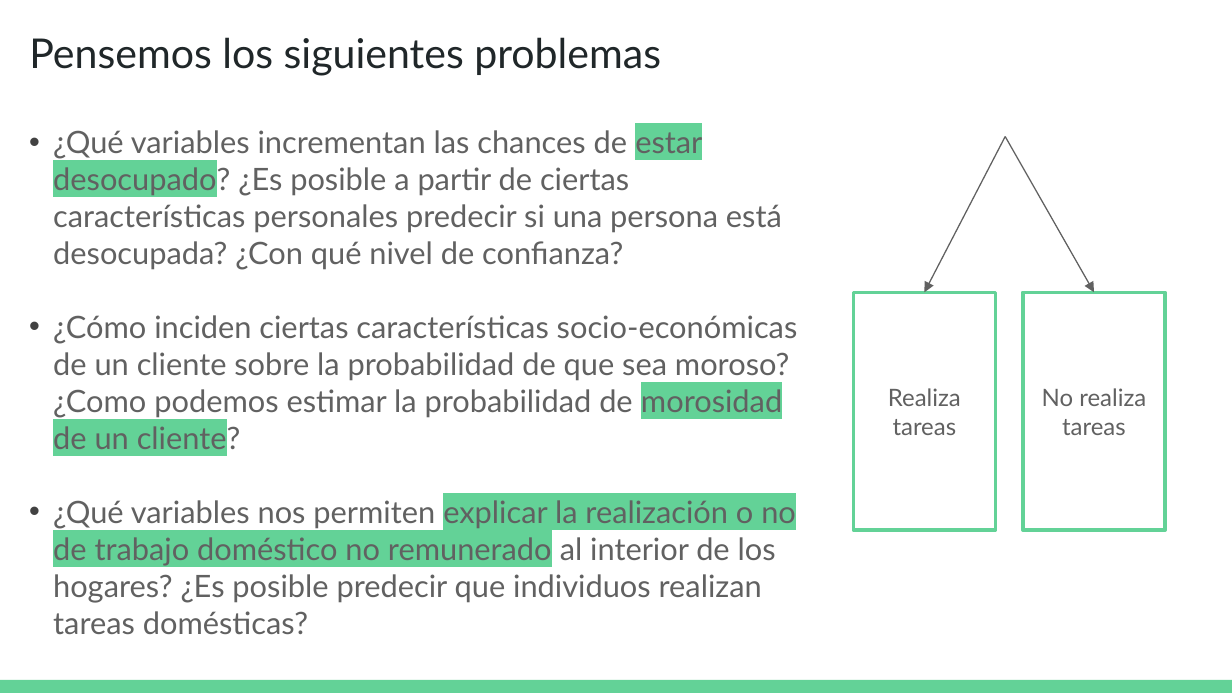
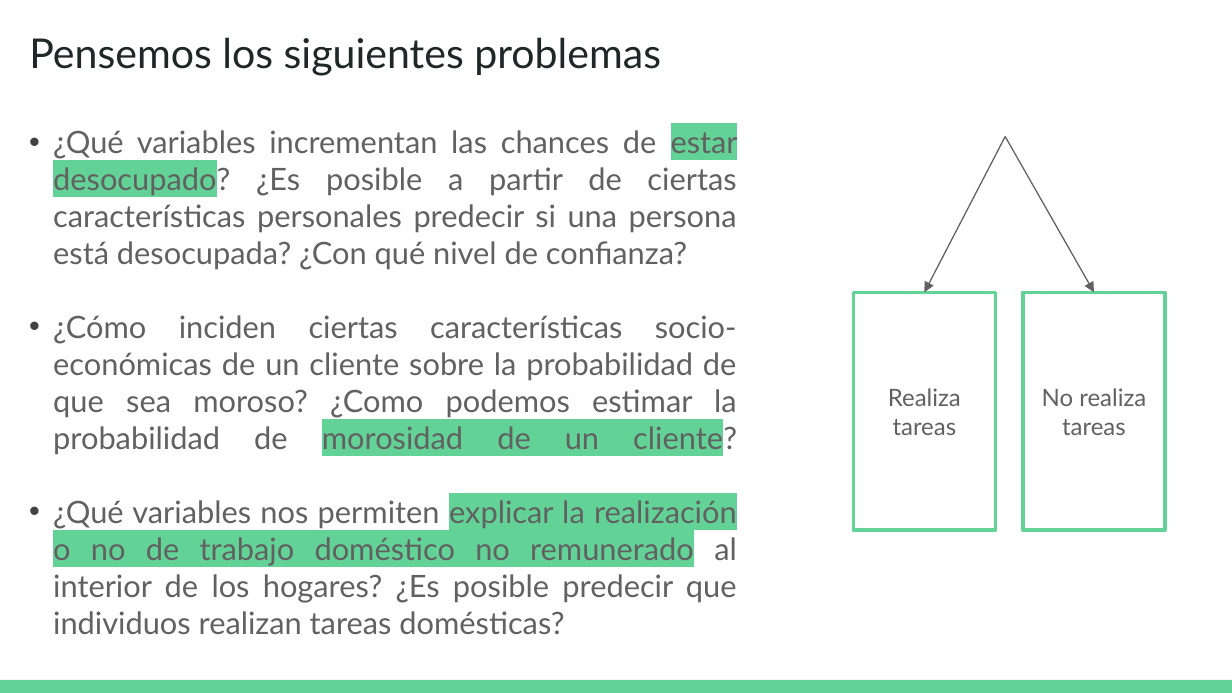
Before and after one commit to DCSCyHD/2023_modulo_3, a slide deck: slide 6 of clase4/teorica_4.pptx. Drawn at 1232x693 pixels with LibreOffice and Linux fonts; fonts in the diff are those of the drawing. Boxes give left, top, right and bottom in pixels: in the first picture for what was removed or moved away, otherwise in the second. Text is boxed around its words. In the diff, an @@ line names an element or a change of style, - is before the commit and + after.

```diff
--- a/clase4/teorica_4.pptx
+++ b/clase4/teorica_4.pptx
@@ text "¿Qué variables incrementan las chances ..." at box(53, 126, 738, 634): alignment left to justified @@
```
Also in this commit, not shown: 1 other file.
